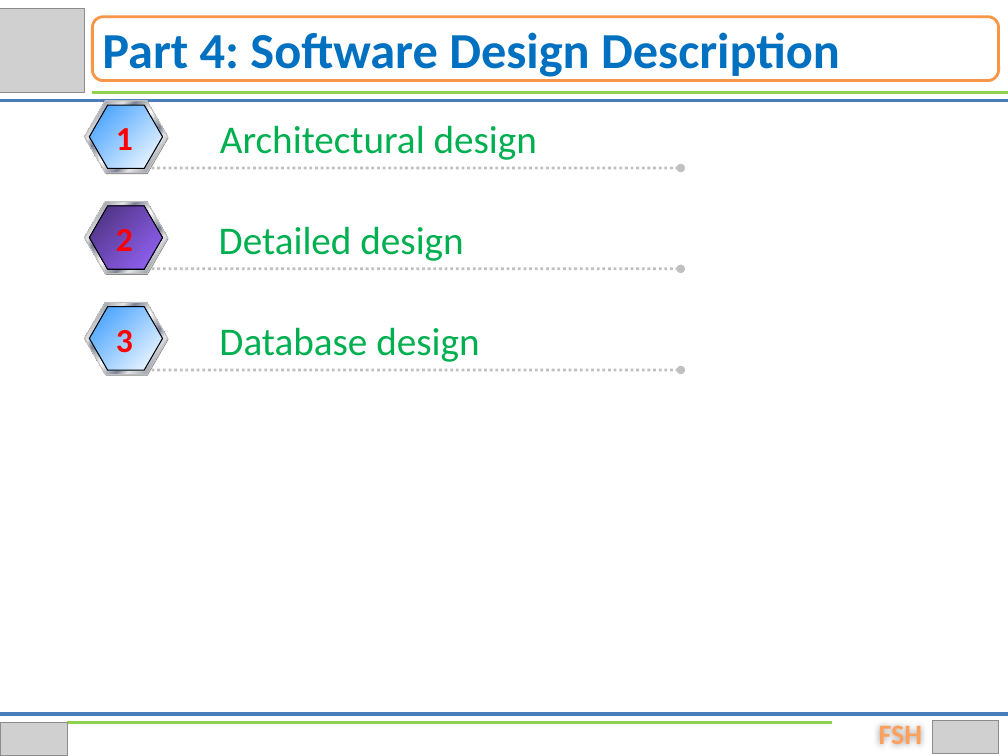
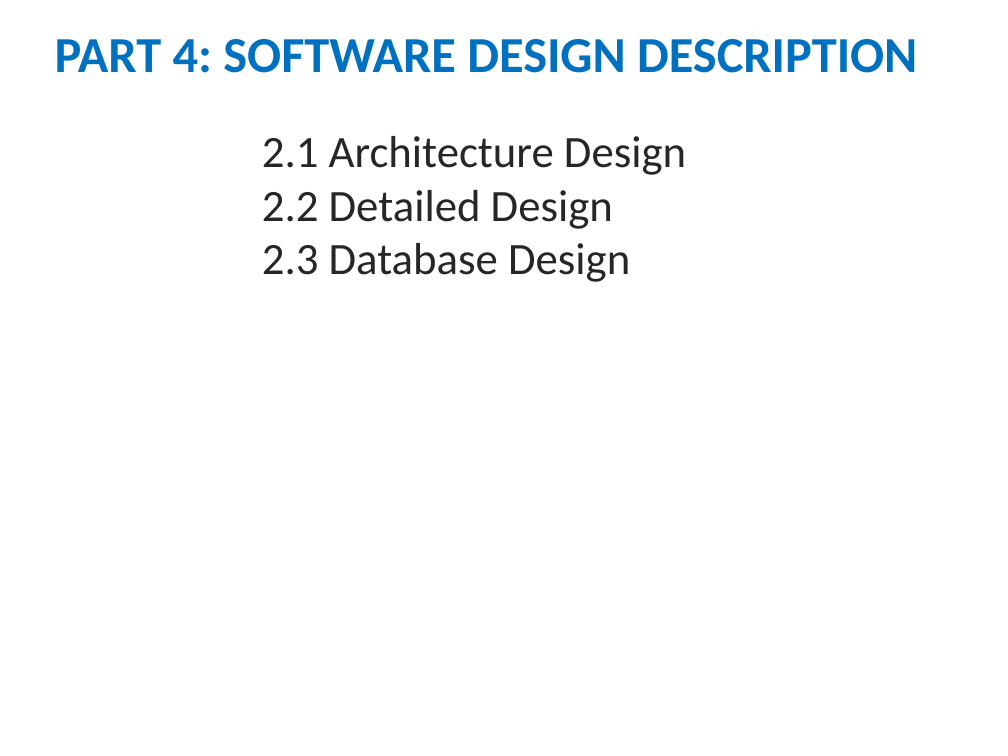
Before and after one commit to hungqcao/Rental-House-Finding, a slide deck: slide 26 of Document/Documentation/Final Document & Report/RHF_Presentation.pptx (slide 24 before the commit). Drawn at 1008x756 pixels with LibreOffice and Linux fonts; fonts in the diff are those of the drawing; grey boxes stand for pictures; background and template pictures are left out. Boxes give left, top, right and bottom in pixels: in the first picture for what was removed or moved away, otherwise in the second. Text is boxed around its words. In the diff, an @@ line names an element or a change of style, - is before the commit and + after.

```diff
--- a/Document/Documentation/Final Document & Report/RHF_Presentation.pptx
+++ b/Document/Documentation/Final Document & Report/RHF_Presentation.pptx
@@ picture removed at <box>0,8,85,93</box> @@
@@ rounded rectangle removed at <box>93,17,999,81</box> @@
@@ text at <box>55,39,917,73</box>: text changed @@
-Part 4: Software Design Description
+PART 4: SOFTWARE DESIGN DESCRIPTION
@@ line removed from (0, 101) to (1008, 101) @@
@@ line removed from (93, 93) to (1008, 93) @@
@@ group removed at <box>85,101,680,174</box>: 3 hexagons, 2 texts, 1 arrow @@
-Architectural design
-1
@@ text added at <box>262,136,686,282</box>, 32 pt, text #262626 @@
+    2.1 Architecture Design
+    2.2 Detailed Design
+    2.3 Database Design
@@ group removed at <box>85,202,680,275</box>: 3 hexagons, 2 texts, 1 arrow @@
-Detailed design
-2
@@ group removed at <box>85,302,680,376</box>: 3 texts, 3 hexagons, 1 arrow @@
-Database design
-3
-3
@@ line removed from (0, 714) to (1008, 714) @@
@@ picture removed at <box>0,723,68,756</box> @@
@@ line removed from (68, 723) to (832, 723) @@
@@ text removed at <box>879,726,922,744</box> @@
-FSH
@@ picture removed at <box>932,721,999,754</box> @@
```
Also in this commit, not shown: 24 other slides changed, 12 slides added, 12 slides removed, 1 other file.
